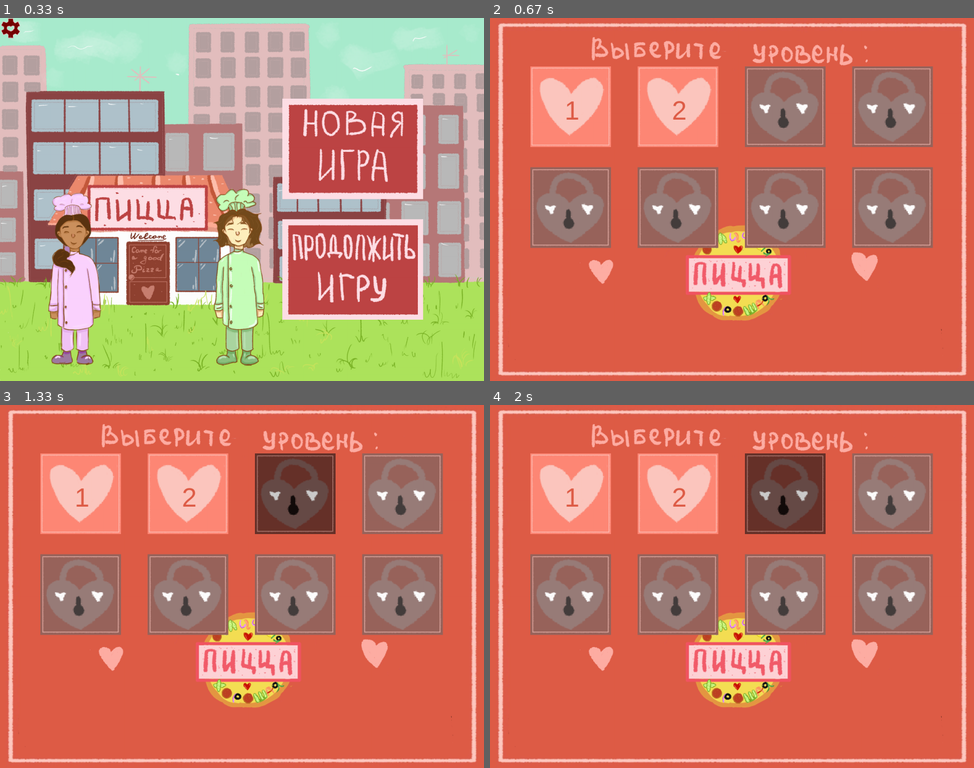
Above: before the commit, frames 1-4 (two rows, left to right).
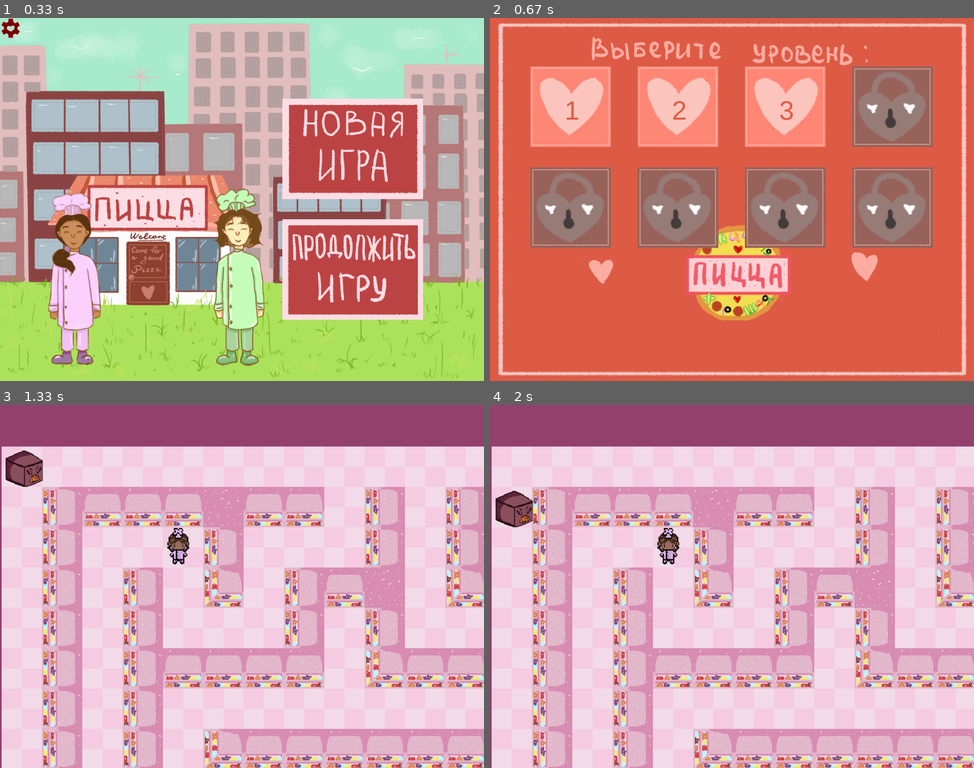
Above: after the commit, the same moments.

Repository: KsenyaShestakova/pygame_project
Game: pygame game, started from 1.py
Two runs of this game, one before a commit and one after it. Both use one fixed random seed, a clock stepped at 60 frames per second and the inputs below.
Inputs (mouse positions are in pixels of both pictures, inside the frame that each line leads up to):
- Up to frame 1 (0.33 s): no input
- Up to frame 2 (0.67 s): click (843, 268) at 0.38 s
- Up to frame 3 (1.33 s): click (295, 492) at 0.72 s, where only the run after the commit has a clickable "3"; hold Right from 1 s (still down)
- Up to frame 4 (2 s): release Right at 1.47 s

Frame 1 is identical in both runs. In frame 2, 3.7% of the frame differs, in the area x 52-70%, y 13-36%; in frame 3, 99%, in the area x 0-100%, y 0-100%; in frame 4, 99%.

Commit message:
Движение врага

Diff:
--- a/1.py
+++ b/1.py
@@ -45,6 +45,8 @@
         self.mask = pygame.mask.from_surface(self.image)
         self.pos = (pos_x, pos_y)
         self.product = False
+        camera.dx = pos_x
+        camera.dy = pos_y
 
     def move(self, x, y):
         camera.dx -= tile_width * (x - self.pos[0])
@@ -74,10 +76,31 @@
         self.mask = pygame.mask.from_surface(self.image)
         self.pos = (pos_x, pos_y)
         self.n = 0
+        self.speed_x = 1
+        self.speed_y = 1
 
     def update(self, *args):
+        self.n += 1
+        if self.n % 60 == 0:
+            if self.type == '-':
+                if level_map[self.pos[1] + self.speed_y][self.pos[0]] in '1234#':
+                    self.speed_y *= -1
+                level_map[self.pos[1]][self.pos[0]] = '.'
+                level_map[self.pos[1] + self.speed_y][self.pos[0]] = '-'
+                self.pos = self.pos[0], self.pos[1] + self.speed_y
+                self.rect = self.image.get_rect().move(
+                    self.rect.x, self.rect.y + tile_height * self.speed_y)
+
+            elif self.type == '+':
+                if level_map[self.pos[1]][self.pos[0] + self.speed_x] in '1234#':
+                    self.speed_x *= -1
+                self.pos = self.pos[0] + self.speed_x, self.pos[1]
+                self.rect = self.image.get_rect().move(
+                    self.rect.x + tile_width * self.speed_x, self.rect.x)
+
         if args:
             pass
+
 
     def kill_player(self):
         if player.pos == self.pos:
@@ -125,6 +148,7 @@
     def apply(self, obj):
         obj.rect.x += self.dx
         obj.rect.y += self.dy
+
 
     # позиционировать камеру на объекте target
     def update(self, target):
@@ -232,6 +256,8 @@
             camera.apply(sprite)
         for sprite in products_group:
             camera.apply(sprite)
+
+        enemy_group.update()
         for el in enemies:
             if not el.kill_player():
                 you_dead(screen)
--- a/open_levels.txt
+++ b/open_levels.txt
@@ -1 +1 @@
-1 0 0 0 0 0 0 0
+1 1 0 0 0 0 0 0
